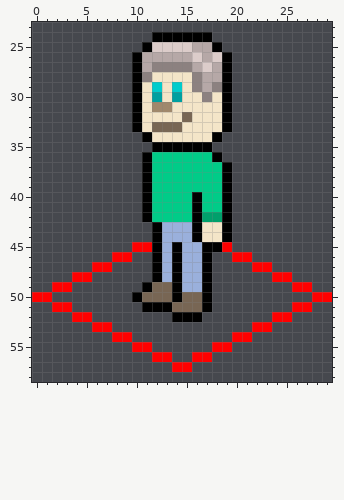
Edited in one commit: pixel-art sprite (public_html/em/img/someguy.png). That is the earlier state.
The file is 30x60 pixels. Colours within 5 levels of each other are drawn and written as one. Shown: x 0..29, y 23..58. The old version is drawn lined up with the new one.
Now the later version:
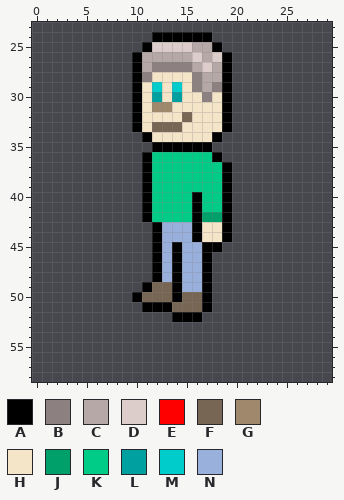
Palette (. is transparent): A #000000  B #8c8180  C #b6a8a7  D #dcccca  E #ff0000  F #786654  G #a0886c  H #f4e5c8  J #00a06b  K #00cc88  L #00a0a0  M #00cccc  N #9ab0dc
The exact change:
{"change": "whole drawing moved by +0,-2 (the old picture is shown already moved)"}
{"y":45,"x":10,"old":"EE","new":".."}
{"y":45,"x":19,"old":"E","new":"."}
{"y":46,"x":8,"old":"EE","new":".."}
{"y":46,"x":20,"old":"EE","new":".."}
{"y":47,"x":6,"old":"EE","new":".."}
{"y":47,"x":22,"old":"EE","new":".."}
{"y":48,"x":4,"old":"EE","new":".."}
{"y":48,"x":24,"old":"EE","new":".."}
{"y":49,"x":2,"old":"EE","new":".."}
{"y":49,"x":26,"old":"EE","new":".."}
{"y":50,"x":0,"old":"EE","new":".."}
{"y":50,"x":28,"old":"EE","new":".."}
{"y":51,"x":2,"old":"EE","new":".."}
{"y":51,"x":26,"old":"EE","new":".."}
{"y":52,"x":4,"old":"EE","new":".."}
{"y":52,"x":24,"old":"EE","new":".."}
{"y":53,"x":6,"old":"EE","new":".."}
{"y":53,"x":22,"old":"EE","new":".."}
{"y":54,"x":8,"old":"EE","new":".."}
{"y":54,"x":20,"old":"EE","new":".."}
{"y":55,"x":10,"old":"EE","new":".."}
{"y":55,"x":18,"old":"EE","new":".."}
{"y":56,"x":12,"old":"EE","new":".."}
{"y":56,"x":16,"old":"EE","new":".."}
{"y":57,"x":14,"old":"EE","new":".."}
